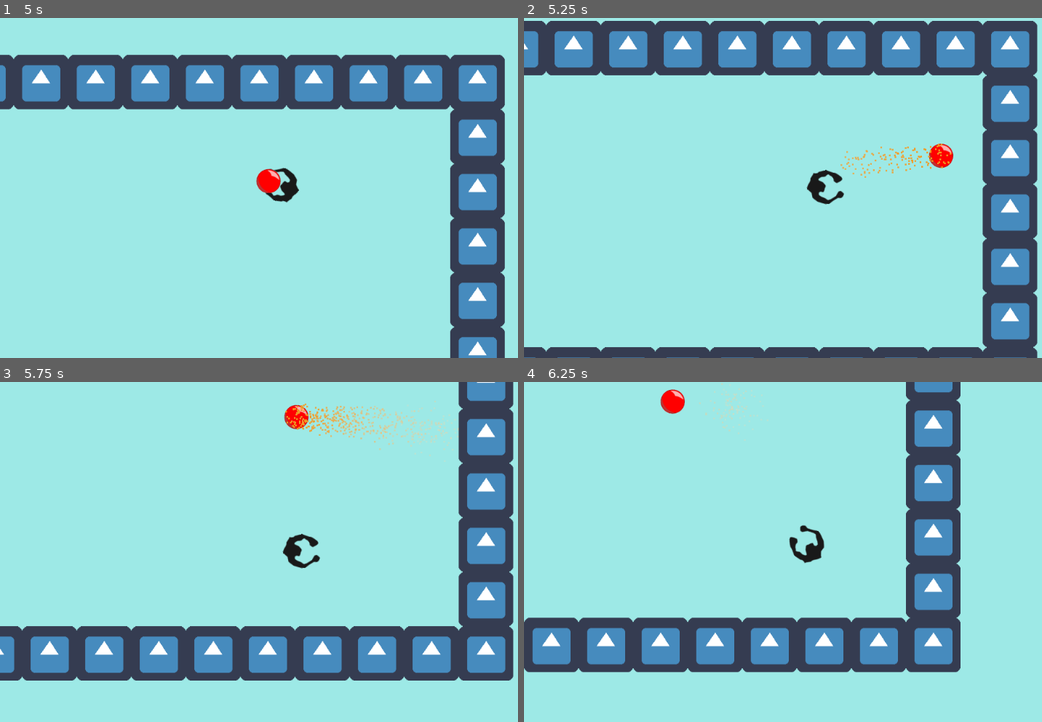
Above: before the commit, frames 1-4 (two rows, left to right).
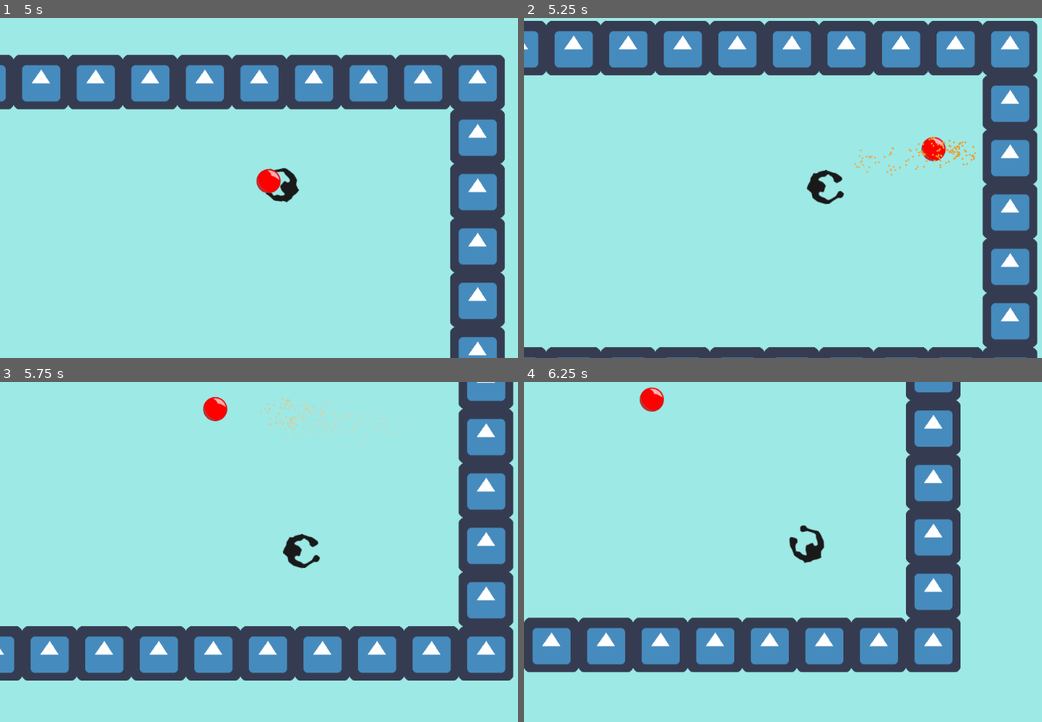
Above: after the commit, the same moments.

Repository: AndreMicheletti/queimada-rpg-godot
Game: Godot game, scene res://scenes/World.tscn
Two runs of this game, one before a commit and one after it. Both use one fixed random seed, a clock stepped at 60 frames per second and the inputs below. The engine's default icon, where the game draws it, is replaced by a stand-in: a white triangle on a blue panel in a dark square.
Inputs (mouse positions are in pixels of both pictures, inside the frame that each line leads up to):
- Up to frame 1 (5 s): tap Enter at 0.5, 4.25 s; move the mouse to (419, 171) at 0.52 s; hold D (move_right) 0.53-1.28 s; click (419, 171) at 0.6 s; tap Space at 1.25 s; move the mouse to (176, 205) at 1.27 s; hold S (move_down) 1.28-2.03 s; click (176, 205) at 1.35 s; move the mouse to (347, 113) at 2.02 s; hold D (move_right) 2.03-2.78 s; click (347, 113) at 2.1 s; move the mouse to (264, 256) at 2.77 s; hold W (move_up) 2.78-3.53 s; click (264, 256) at 2.85 s; move the mouse to (466, 239) at 3.52 s; hold A (move_left) from 3.53 s (still down); click (466, 239) at 3.6 s; move the mouse to (113, 137) at 4.27 s; click (113, 137) at 4.35 s
- Up to frame 2 (5.25 s): move the mouse to (845, 188) at 5.02 s; release A (move_left) at 5.03 s; hold S (move_down) from 5.03 s (still down); click (845, 188) at 5.1 s
- Up to frame 3 (5.75 s): keep holding S (move_down)
- Up to frame 4 (6.25 s): move the mouse to (726, 467) at 5.77 s; release S (move_down) at 5.78 s; hold D (move_right) from 5.78 s (still down); click (726, 467) at 5.85 s

Frame 1 is identical in both runs. In frame 2, 0.8% of the frame differs, in the area x 61-88%, y 34-48%; in frame 3, 1.3%, in the area x 39-89%, y 3-22%; in frame 4, 0.6%.

Commit message:
created `PhysicsObject` to handle physics on Player and Ball

Diff:
--- a/project.godot
+++ b/project.godot
@@ -8,9 +8,14 @@
 
 config_version=4
 
-_global_script_classes=[  ]
+_global_script_classes=[ {
+"base": "Control",
+"class": "Joystick",
+"language": "GDScript",
+"path": "res://Joystick/Joystick.gd"
+} ]
 _global_script_class_icons={
-
+"Joystick": ""
 }
 
 [application]
@@ -47,6 +52,12 @@
  ]
 }
 
+[layer_names]
+
+2d_physics/layer_1="wall"
+2d_physics/layer_2="character"
+2d_physics/layer_3="projectiles"
+
 [rendering]
 
 environment/default_clear_color=Color( 0.619608, 0.917647, 0.905882, 1 )
--- a/scenes/Ball.tscn
+++ b/scenes/Ball.tscn
@@ -10,6 +10,8 @@
 colors = PoolColorArray( 0.941406, 0.603376, 0.125031, 1, 0.941176, 0.862745, 0.737255, 0.254902 )
 
 [node name="Ball" type="KinematicBody2D"]
+collision_layer = 4
+collision_mask = 2147483651
 script = ExtResource( 2 )
 
 [node name="CollisionShape2D" type="CollisionShape2D" parent="."]
@@ -21,6 +23,7 @@
 
 [node name="FlyParticles" type="CPUParticles2D" parent="."]
 position = Vector2( 0.314972, -0.31498 )
+emitting = false
 amount = 500
 lifetime = 0.5
 local_coords = false
--- a/scenes/Player.tscn
+++ b/scenes/Player.tscn
@@ -6,7 +6,25 @@
 [sub_resource type="CircleShape2D" id=1]
 radius = 20.0
 
+[sub_resource type="Animation" id=2]
+resource_name = "hit"
+length = 0.4
+tracks/0/type = "value"
+tracks/0/path = NodePath("Pivot/Sprite:scale")
+tracks/0/interp = 2
+tracks/0/loop_wrap = true
+tracks/0/imported = false
+tracks/0/enabled = true
+tracks/0/keys = {
+"times": PoolRealArray( 0, 0.2, 0.4 ),
+"transitions": PoolRealArray( 1, 1, 1 ),
+"update": 0,
+"values": [ Vector2( 1, 1 ), Vector2( 1.3, 1.3 ), Vector2( 1, 1 ) ]
+}
+
 [node name="Player" type="KinematicBody2D"]
+collision_layer = 2
+collision_mask = 3
 script = ExtResource( 1 )
 THROW_FORCE = 1200
 
@@ -25,6 +43,10 @@
 [node name="RayCast2D" type="RayCast2D" parent="."]
 enabled = true
 cast_to = Vector2( 50, 0 )
+collision_mask = 4
 
 [node name="BallHold" type="Position2D" parent="."]
 position = Vector2( 42, 0 )
+
+[node name="animation" type="AnimationPlayer" parent="."]
+anims/hit = SubResource( 2 )
--- a/scenes/World.tscn
+++ b/scenes/World.tscn
@@ -40,7 +40,8 @@
 position = Vector2( 825, 233 )
 
 [node name="TileMap" type="TileMap" parent="."]
-tile_set = SubResource( 3 )
+tile_set = SubResource( 2 )
 cell_size = Vector2( 96, 96 )
+collision_mask = 7
 format = 1
 tile_data = PoolIntArray( 65535, 0, 0, 0, 0, 0, 1, 0, 0, 2, 0, 0, 3, 0, 0, 4, 0, 0, 5, 0, 0, 6, 0, 0, 7, 0, 0, 8, 0, 0, …(327 unchanged characters)…
--- a/scripts/Ball.gd
+++ b/scripts/Ball.gd
@@ -1,15 +1,11 @@
-extends KinematicBody2D
+extends "res://scripts/PhysicsObject.gd"
 
-const STOP_THRESHOLD = 85.0
 const HOT_THRESHOLD = 320.0
-const DRAG = .97
-const HIT_DRAG = .80
 
 var holded = false
-var velocity = Vector2()
+var character = null
 
 onready var collBox = $CollisionShape2D
-
 
 # Called when the node enters the scene tree for the first time.
 func _ready():
@@ -17,30 +13,16 @@
 
 
 func _physics_process(delta):
-	#if current_speed <= 5.0:
-	#	current_speed = 0
-	#	velocity = Vector2()
-	#	return
-	if not is_hot():
+	if not is_hot() or not is_moving():
 		$FlyParticles.emitting = false
-	if velocity.length() <= STOP_THRESHOLD:
-		velocity = Vector2()
-		$FlyParticles.emitting = false
-		return
-
-	var collision = move_and_collide(velocity * delta)
-	if collision:
-		velocity = velocity.bounce(collision.normal)
-		reduce_velocity(HIT_DRAG)
-		if is_hot() and collision.collider.has_method("hit"):
-			collision.collider.hit()
-	reduce_velocity(DRAG)
+		self.character = null
+	._physics_process(delta)
+	print(self.character)
 
 
-func reduce_velocity(ratio):
-	# ration must between 0 and 1 (example: if 0.97 will reduce velocity by 3%)
-	velocity.x *= ratio
-	velocity.y *= ratio
+func on_collision(collider):
+	if is_hot() and collider.has_method("hit") and not collider == self.character:
+		collider.hit(velocity)
 
 
 func is_hot():
@@ -48,17 +30,20 @@
 
 
 func pick_up():
-	velocity = Vector2()
-	holded = true
-	collBox.disabled = true
+	if is_hot():
+		return
+	self.velocity = Vector2()
+	self.holded = true
+	self.collBox.disabled = true
 
 
-func throw(pos, dir, speed):
-	holded = false
-	collBox.disabled = false
-	rotation = dir
-	# position = pos
-	velocity = Vector2(speed, 0).rotated(rotation)
+func throw(shooter, pos, dir, speed):
+	self.character = shooter
+	self.holded = false
+	self.collBox.disabled = false
+	self.collision_layer
+	self.rotation = dir
+	self.velocity = Vector2(speed, 0).rotated(rotation)
 	$FlyParticles.emitting = true
 
 # Called every frame. 'delta' is the elapsed time since the previous frame.
--- /dev/null
+++ b/scripts/PhysicsObject.gd
@@ -0,0 +1,39 @@
+extends KinematicBody2D
+
+const STOP_THRESHOLD = 85.0
+const DRAG = .97
+const HIT_DRAG = .80
+
+var velocity = Vector2()
+var rotation_velocity = Vector2()
+
+
+func _physics_process(delta):
+	if velocity.length() <= STOP_THRESHOLD:
+		velocity = Vector2()
+		return
+
+	var collision = move_and_collide(velocity * delta)
+	if collision:
+		velocity = velocity.bounce(collision.normal)
+		reduce_velocity(HIT_DRAG)
+		on_collision(collision.collider)
+	reduce_velocity(DRAG)
+
+
+func on_collision(collider):
+	pass
+
+
+func reduce_velocity(ratio):
+	# ration must between 0 and 1 (example: if 0.97 will reduce velocity by 3%)
+	velocity.x *= ratio
+	velocity.y *= ratio
+
+func is_moving():
+	return velocity.length() >= STOP_THRESHOLD
+
+
+# Called every frame. 'delta' is the elapsed time since the previous frame.
+#func _process(delta):
+#	pass
--- a/scripts/Player.gd
+++ b/scripts/Player.gd
@@ -1,18 +1,24 @@
-extends KinematicBody2D
+extends "res://scripts/PhysicsObject.gd"
 
 const MOVE_SPEED = 300
 
+export(int) var THROW_FORCE = 700
+
 onready var raycast = $RayCast2D
+onready var anim = $animation
 
 var has_ball = null
 
-export(int) var THROW_FORCE = 700
 
 func _ready():
 	yield(get_tree(), "idle_frame")
 	get_tree().call_group("zombies", "set_player", self)
 
+
 func _physics_process(delta):
+	if anim.is_playing() or is_moving():
+		return ._physics_process(delta)
+
 	var move_vec = Vector2()
 	if Input.is_action_pressed("move_up"):
 		move_vec.y -= 1
@@ -32,7 +38,7 @@
 		has_ball.position = $BallHold.global_position
 		if Input.is_action_just_pressed("shoot"):
 			print("shoot ball!")
-			has_ball.throw($BallHold.global_position, rotation, THROW_FORCE)
+			has_ball.throw(self, $BallHold.global_position, rotation, THROW_FORCE)
 			has_ball = null
 
 	else:
@@ -42,5 +48,14 @@
 				coll.pick_up()
 				has_ball = coll
 
+
+func hit(projectile_velocity):
+	# rotation = atan2(pos.y, pos.x)
+	velocity = projectile_velocity
+	velocity.x *= .75
+	velocity.y *= .75
+	anim.play("hit")
+
+
 func kill():
 	get_tree().reload_current_scene()
Not shown: 1 places in scenes/Player.tscn that only renumber resources
Not shown: 2 places in scenes/World.tscn that only renumber resources
